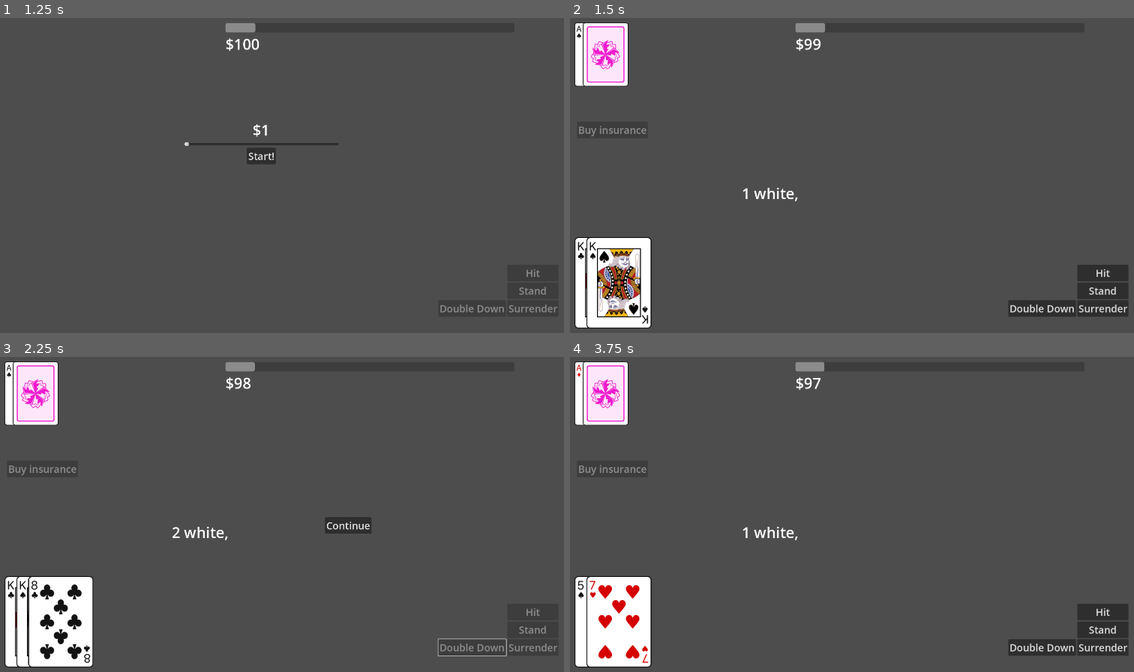
Above: before the commit, frames 1-4 (two rows, left to right).
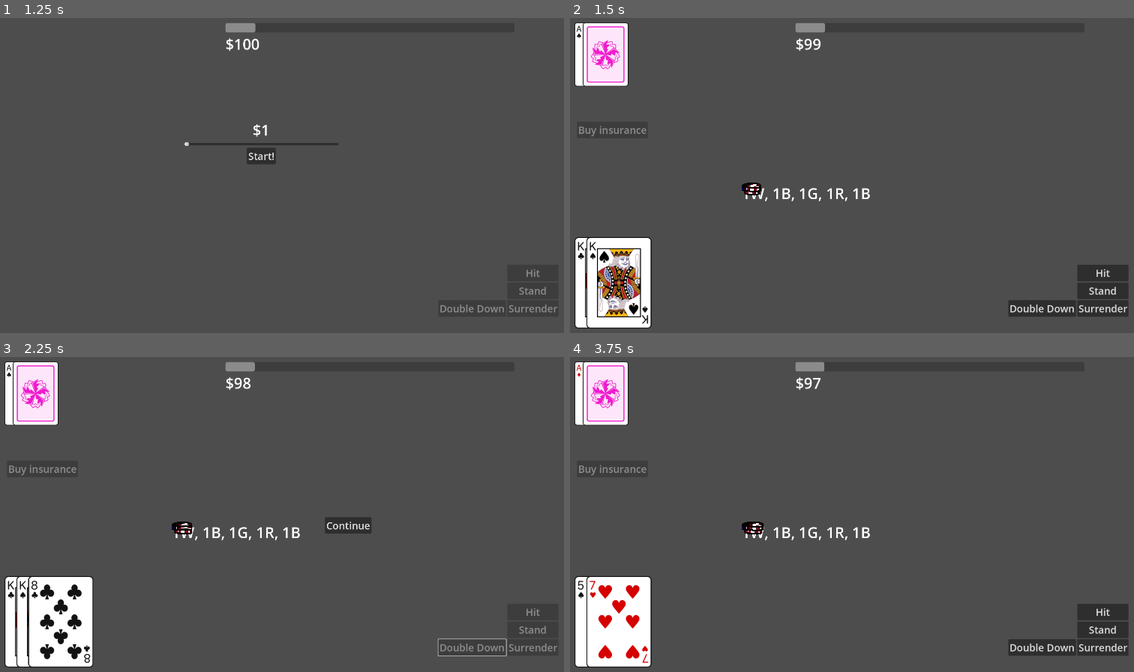
Above: after the commit, the same moments.

Repository: Tofutush/blackjack-with-sky
Game: Godot game, scene res://scenes/Start/Start.tscn
The game is run twice, just before and just after one commit, with the same random seed, the same clock (stepped at 60 frames per second) and the same inputs.
Inputs:
- Up to frame 1 (1.25 s): click "Start" at 0.5 s
- Up to frame 2 (1.5 s): click "Start!" at 1.25 s
- Up to frame 3 (2.25 s): click "Double Down" at 2 s
- Up to frame 4 (3.75 s): click "Continue" at 2.75 s; click "Start!" at 3.5 s

Frame 1 is identical in both runs. In frame 2, 0.4% of the frame differs, in the area x 30-54%, y 52-59%; in frame 3, 0.4%; in frame 4, 0.4%.

Commit message:
this is terrible

Diff:
--- a/scenes/Chips/chips.gd
+++ b/scenes/Chips/chips.gd
@@ -6,8 +6,11 @@
 var green # $25
 var black # $100
 
+var img = preload("res://assets/chip red.png")
+
 func _ready() -> void:
 	hide()
+	setChips(17)
 
 func setChips(number: int) -> void:
 	var dict = calcNumber(number)
@@ -27,13 +30,74 @@
 	showChips()
 
 func showChips() -> void:
-	var string = ''
-	if black != 0: string += str(black) + ' black, '
-	if green != 0: string += str(green) + ' green, '
-	if blue != 0: string += str(blue) + ' blue, '
-	if red != 0: string += str(red) + ' red, '
-	if white != 0: string += str(white) + ' white, '
-	$Label.text = string
+	#var string = ''
+	#if black != 0: string += str(black) + ' black, '
+	#if green != 0: string += str(green) + ' green, '
+	#if blue != 0: string += str(blue) + ' blue, '
+	#if red != 0: string += str(red) + ' red, '
+	#if white != 0: string += str(white) + ' white, '
+	#$Label.text = string
+	if black != 0:
+		var node = Control.new()
+		node.size = Vector2(50, 50)
+		node.position = Vector2(0, 0)
+		for i in black:
+			var sprite = Sprite2D.new()
+			sprite.texture = img
+			sprite.modulate = Color()
+			sprite.centered = false
+			sprite.texture_filter = CanvasItem.TEXTURE_FILTER_NEAREST
+			sprite.position = Vector2(0, i * 11)
+			node.add_child(sprite)
+		$HBoxContainer.add_child(node)
+	if green != 0:
+		var node = Control.new()
+		node.size = Vector2(50, 50)
+		for i in green:
+			var sprite = Sprite2D.new()
+			sprite.texture = img
+			sprite.modulate = Color(0, 1, 0)
+			sprite.centered = false
+			sprite.texture_filter = CanvasItem.TEXTURE_FILTER_NEAREST
+			sprite.position = Vector2(0, i * 11)
+			node.add_child(sprite)
+		$HBoxContainer.add_child(node)
+	if blue != 0:
+		var node = Control.new()
+		node.size = Vector2(50, 50)
+		for i in blue:
+			var sprite = Sprite2D.new()
+			sprite.texture = img
+			sprite.modulate = Color(0, 0, 1)
+			sprite.centered = false
+			sprite.texture_filter = CanvasItem.TEXTURE_FILTER_NEAREST
+			sprite.position = Vector2(0, i * 11)
+			node.add_child(sprite)
+		$HBoxContainer.add_child(node)
+	if red != 0:
+		var node = Control.new()
+		node.size = Vector2(50, 50)
+		for i in red:
+			var sprite = Sprite2D.new()
+			sprite.texture = img
+			sprite.modulate = Color(1, 0, 0)
+			sprite.centered = false
+			sprite.texture_filter = CanvasItem.TEXTURE_FILTER_NEAREST
+			sprite.position = Vector2(0, i * 11)
+			node.add_child(sprite)
+		$HBoxContainer.add_child(node)
+	if white != 0:
+		var node = Control.new()
+		node.size = Vector2(50, 50)
+		for i in white:
+			var sprite = Sprite2D.new()
+			sprite.texture = img
+			sprite.modulate = Color(1, 1, 1)
+			sprite.centered = false
+			sprite.texture_filter = CanvasItem.TEXTURE_FILTER_NEAREST
+			sprite.position = Vector2(0, i * 11)
+			node.add_child(sprite)
+		$HBoxContainer.add_child(node)
 	show()
 
 func clearChips() -> void:
--- a/scenes/Chips/chips.tscn
+++ b/scenes/Chips/chips.tscn
@@ -12,3 +12,8 @@
 offset_right = 138.0
 offset_bottom = 23.0
 text = "1W, 1B, 1G, 1R, 1B"
+
+[node name="HBoxContainer" type="HBoxContainer" parent="."]
+layout_mode = 0
+offset_right = 40.0
+offset_bottom = 40.0
Binary file added: assets/chip red.png
Not shown, added: assets/chip red.png.import
